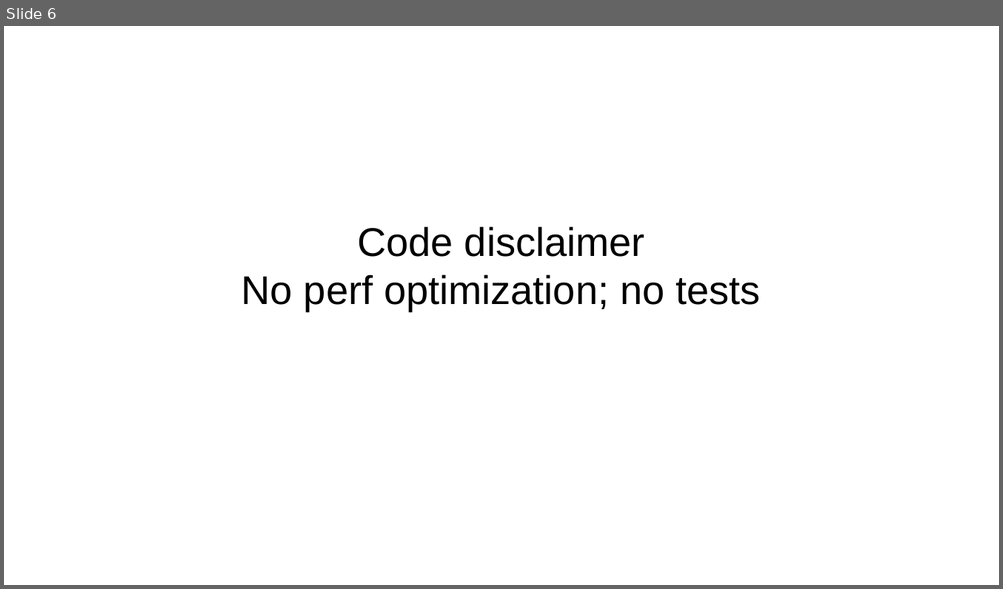
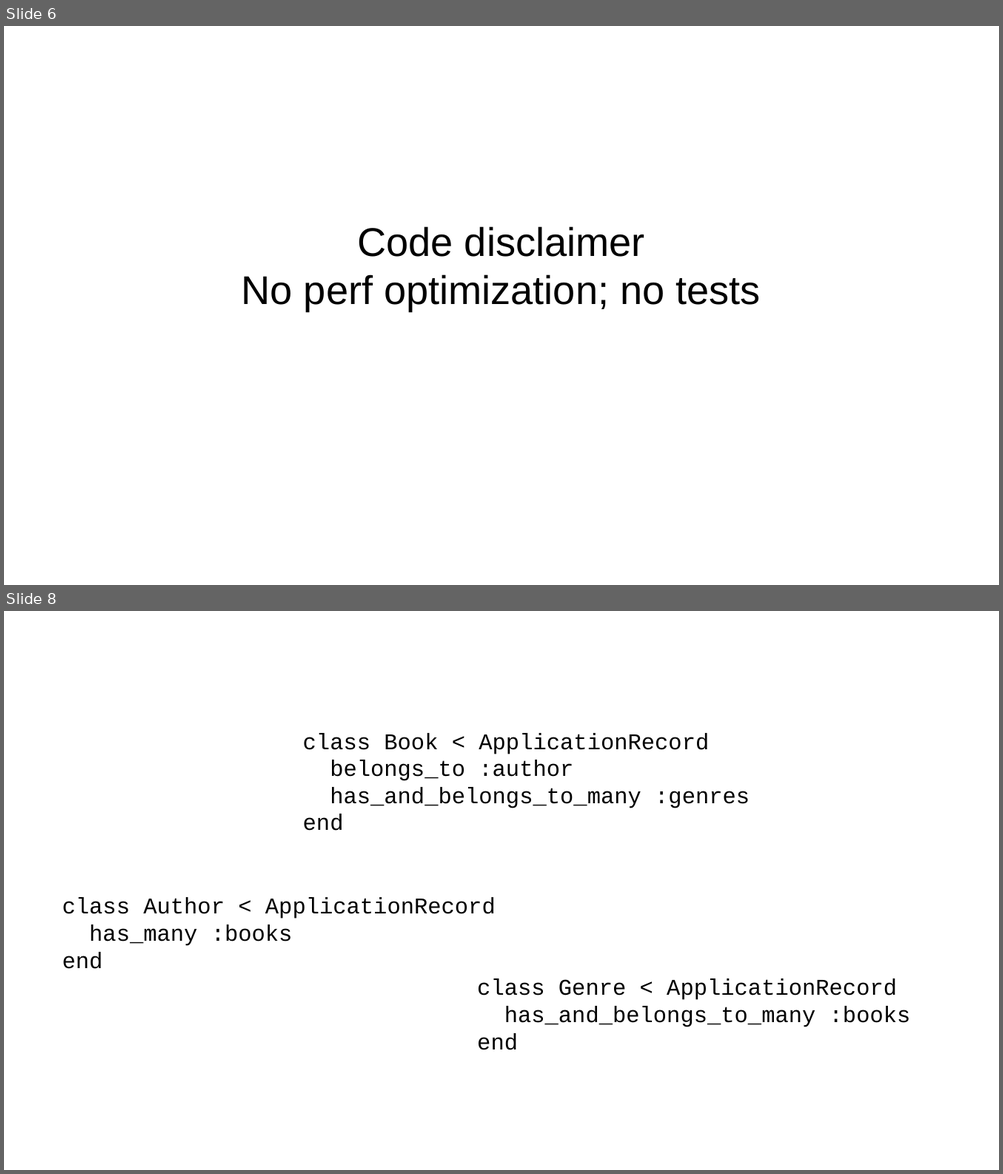
Before and after one commit to chriscressman/architecting-a-search-feature, a slide deck: presentation.odp. Shown one above the other, each under a label of ours: slide 6 before the commit, slides 6 and 8 after it; the slides between them are not shown. The pictures are 1003x589 and 1003x1174 pixels, drawn with LibreOffice and Linux fonts; fonts in the diff are those of the drawing. Boxes give left, top, right and bottom in pixels: in the first picture for what was removed or moved away, otherwise in the second. Text is boxed around its words. In the diff, an @@ line names an element or a change of style, - is before the commit and + after.

```diff
--- a/presentation.odp
+++ b/presentation.odp
@@ slide 8 added at (x1=4, y1=611, x2=999, y2=1170), background #FFFFFF @@
@@ text added at (x1=303, y1=733, x2=749, y2=831), 18 pt, text #000000 @@
+class Book < ApplicationRecord
+belongs_to :author
+has_and_belongs_to_many :genres
+end
@@ text added at (x1=62, y1=898, x2=495, y2=969), 18 pt, text #000000 @@
+class Author < ApplicationRecord
+has_many :books
+end
@@ text added at (x1=477, y1=980, x2=910, y2=1051), 18 pt, text #000000 @@
+class Genre < ApplicationRecord
+has_and_belongs_to_many :books
+end
```
Also in this commit, not shown: 1 other slide added, 3 slides removed.
